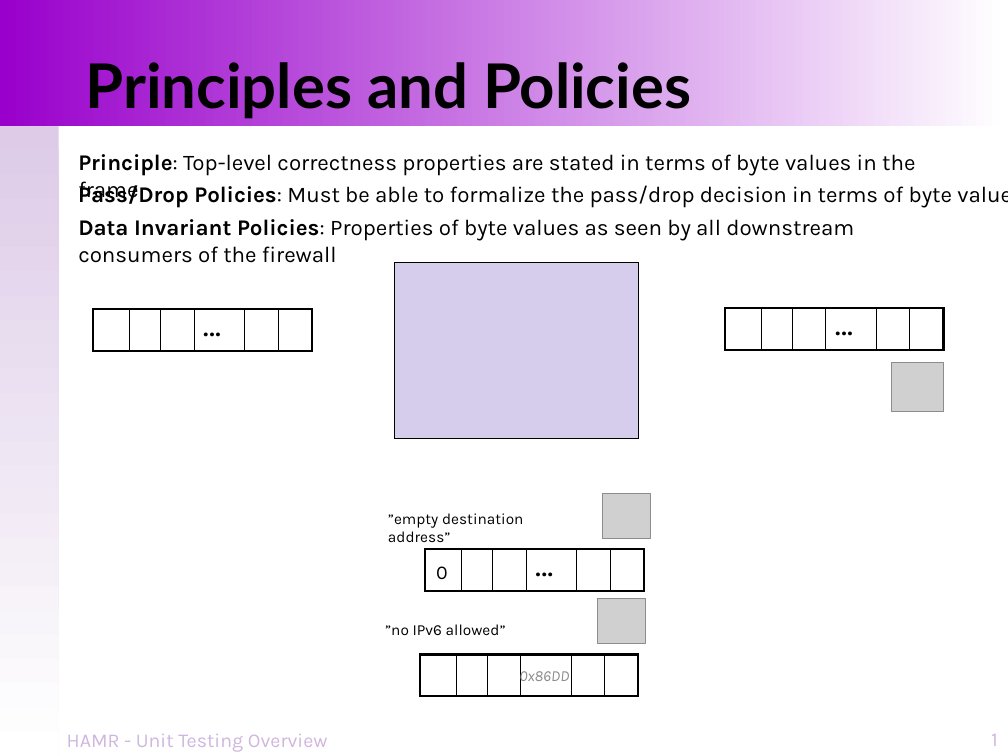
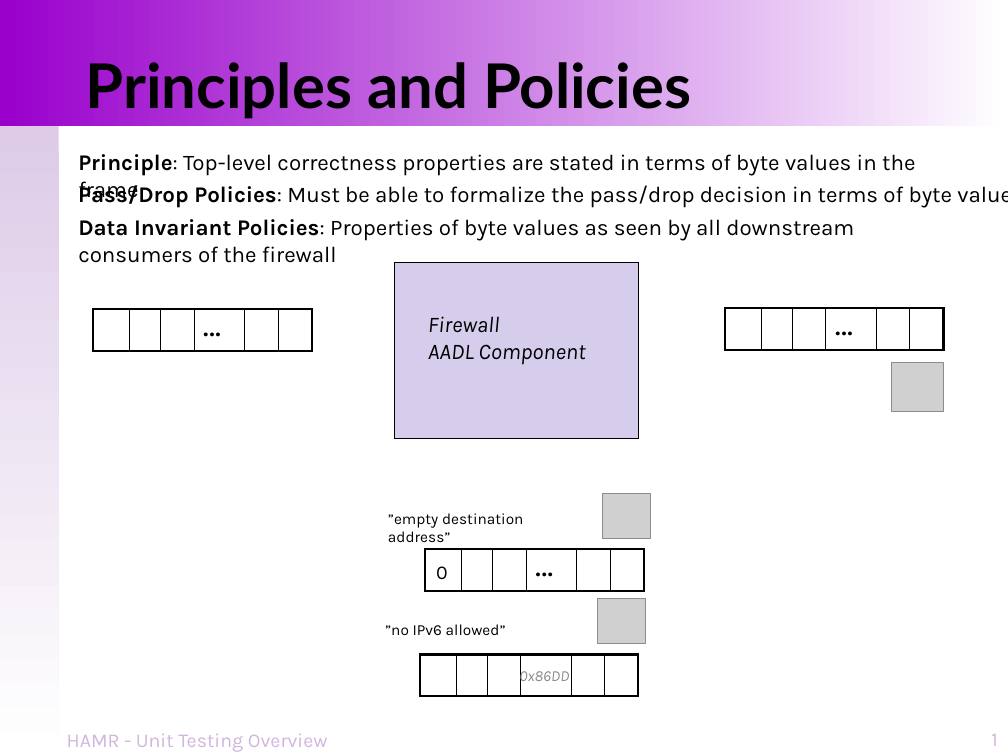
Before and after one commit to loonwerks/INSPECTA-models, a slide deck: slide 1 of open-platform-models/firewall-simple/firewall-spec-verification-concepts.pptx. Drawn at 1008x756 pixels with LibreOffice and Linux fonts; fonts in the diff are those of the drawing; grey boxes stand for pictures. Boxes give left, top, right and bottom in pixels: in the first picture for what was removed or moved away, otherwise in the second. Text is boxed around its words. In the diff, an @@ line names an element or a change of style, - is before the commit and + after.

Commit message:
Update firewall verification concepts PPT and Readme

```diff
--- a/open-platform-models/firewall-simple/firewall-spec-verification-concepts.pptx
+++ b/open-platform-models/firewall-simple/firewall-spec-verification-concepts.pptx
@@ text added at [428, 316, 585, 365], 16 pt, text #000000, italic @@
+Firewall
+AADL Component
```
Also in this commit, not shown: 3 other slides changed, 1 other file.
